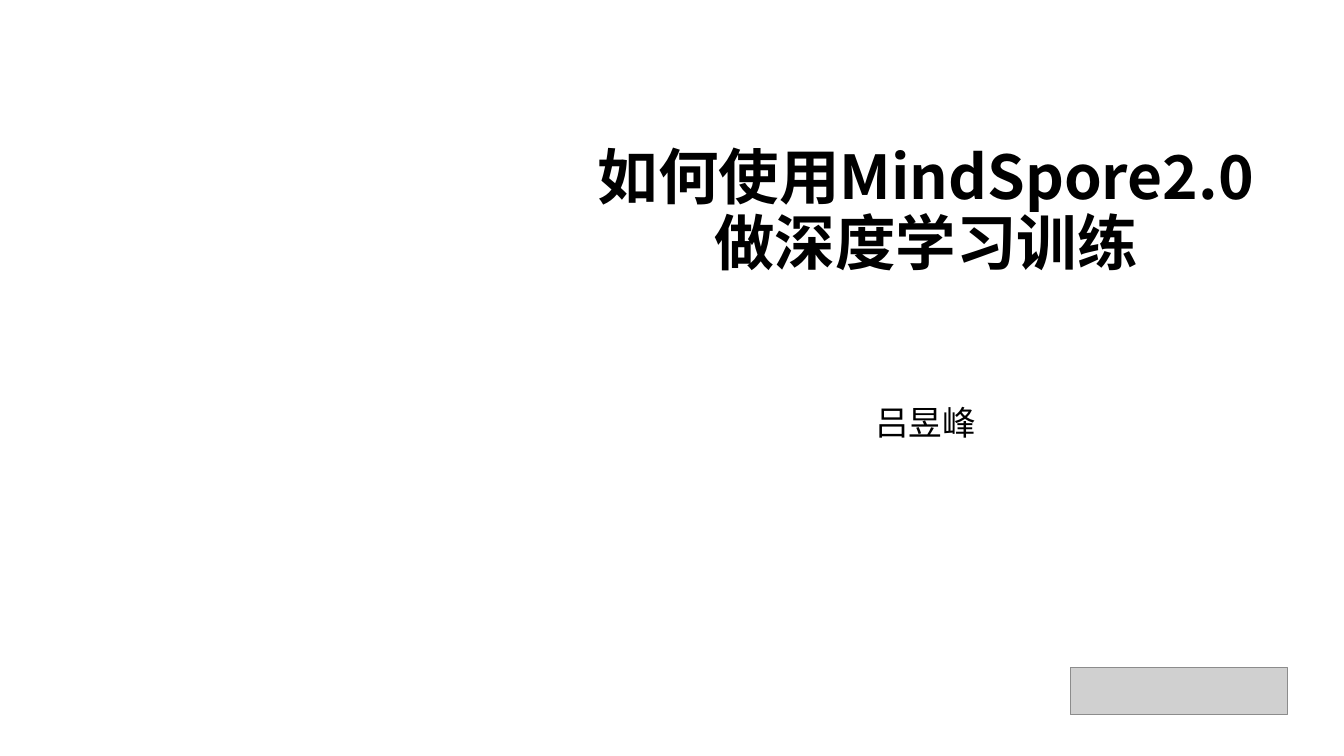
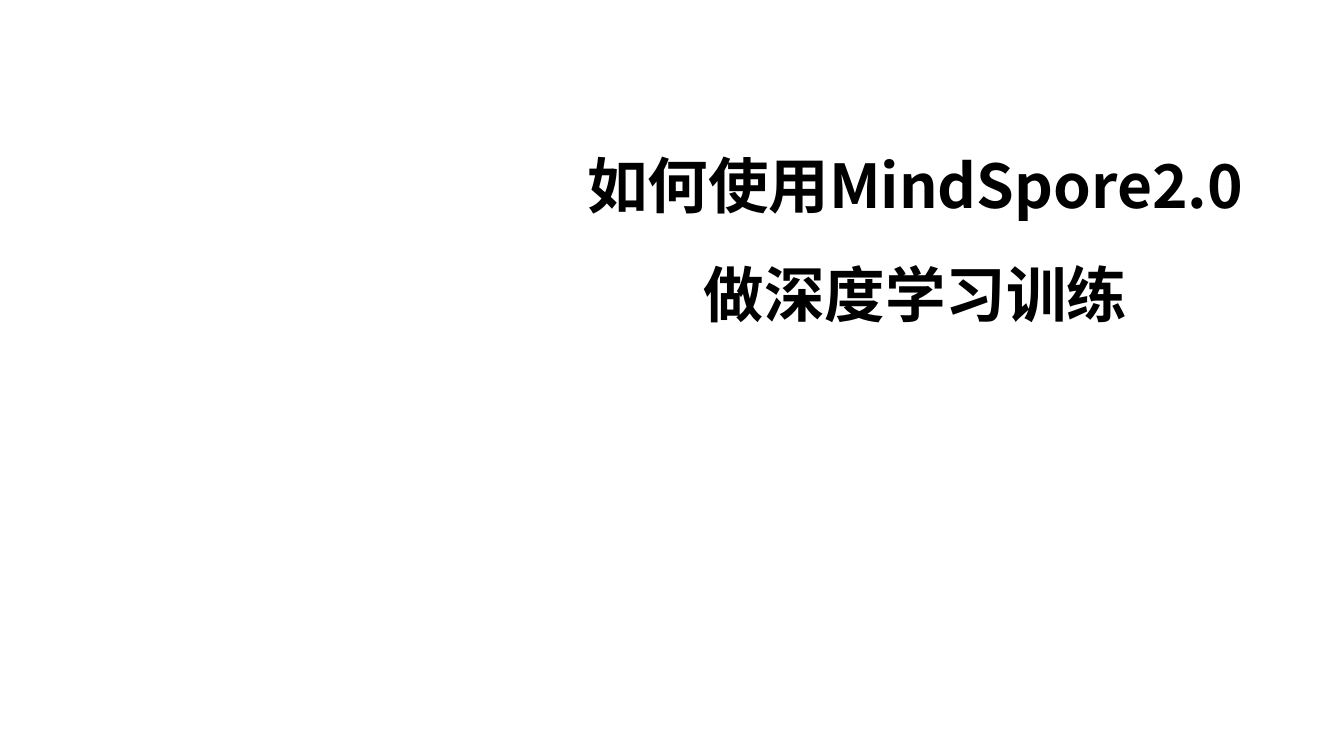
Before and after one commit to mindspore-courses/CradleOfAI, a slide deck: slide 1 of MindSpore做深度学习训练.pptx. Drawn at 1344x756 pixels with LibreOffice and Linux fonts; fonts in the diff are those of the drawing; grey boxes stand for pictures; background and template pictures are left out. Boxes give left, top, right and bottom in pixels: in the first picture for what was removed or moved away, otherwise in the second. Text is boxed around its words. In the diff, an @@ line names an element or a change of style, - is before the commit and + after.

```diff
--- a/MindSpore做深度学习训练.pptx
+++ b/MindSpore做深度学习训练.pptx
@@ title "如何使用MindSpore2.0做深度学习训练" moved from (x1=598, y1=147, x2=1254, y2=216) to (x1=587, y1=156, x2=1243, y2=221) @@
@@ title "如何使用MindSpore2.0做深度学习训练" at (x1=587, y1=156, x2=1243, y2=221): line spacing 0.9 to 1.5 @@
@@ subtitle removed at (x1=875, y1=407, x2=976, y2=438) @@
-吕昱峰
@@ picture removed at (x1=1071, y1=667, x2=1289, y2=715) @@
```
Also in this commit, not shown: 22 other slides changed, 4 slides added, 2 slides removed, 28 other files.
